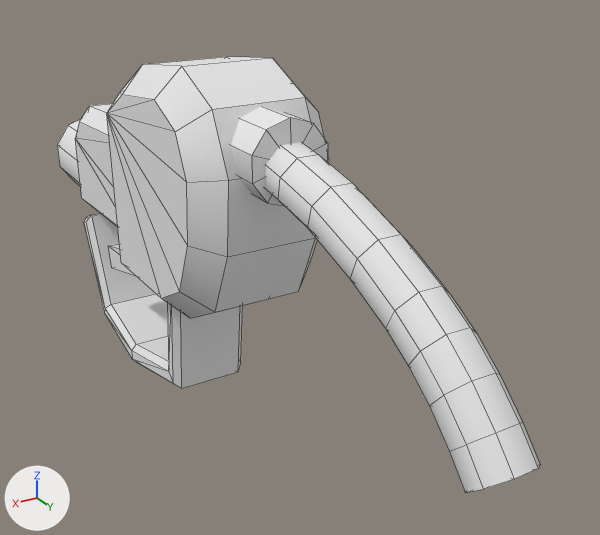
What one commit did to the OBJ model src/main/resources/assets/apocalypse_firstlight/models/block/fuel_dispenser/held_diesel.obj.
The view is the same before and after, from a 50 mm lens placed at (0.677, -0.129, 0.663), pointed at (0.466, -0.48, 0.488). The axes (+X, +Y, +Z) are drawn at lower left. The lights are the same throughout. The picture after the commit comes second. Mesh edges are drawn as thin lines. Where no turn or scale is listed for an object, it has been applied to the vertices. Vertices at exactly the same position are counted once.

The first picture shows 'item_diesel_collar', 'item_diesel_cover', 'item_diesel_guard', 'item_diesel_handle', 'item_diesel_steel'.
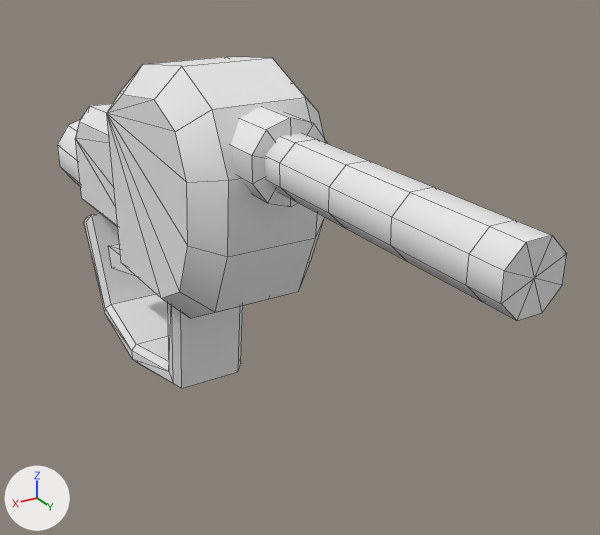
The edits, one by one:
me_item_diesel_steel is used by ob_item_diesel_steel; location (0.0, 0.0, 0.0).
me_item_diesel_steel had 96 vertices, 110 faces and spanned x 0.475..0.525, y -0.722..-0.282, z 0.474..0.575.
me_item_diesel_steel now has 72 vertices, 86 faces and spans x 0.475..0.525, y -0.722..-0.288, z 0.474..0.575.
Part 1, on me_item_diesel_steel:
25 vertices are removed from x 0.487..0.513, y -0.321..-0.282, z 0.479..0.52.
32 faces are deleted.
48 vertices move from x 0.487..0.513, y -0.459..-0.319, z 0.51..0.575 to x 0.487..0.513, y -0.457..-0.288, z 0.55..0.575.
1 vertex is added at (0.5, -0.288, 0.562).
8 new faces join them.

What differs and where, as boxes [x1, y1, x2, y2] in the pictures (600 x 535 px; the box of a moved part takes in the faces that stretch with it):
'item_diesel_steel', reshaped (46% shorter): before [57, 120, 540, 493]; after [57, 120, 567, 320]
part 1 of me_item_diesel_steel, moved or reshaped: before [408, 328, 540, 493]; after [501, 235, 567, 320]
